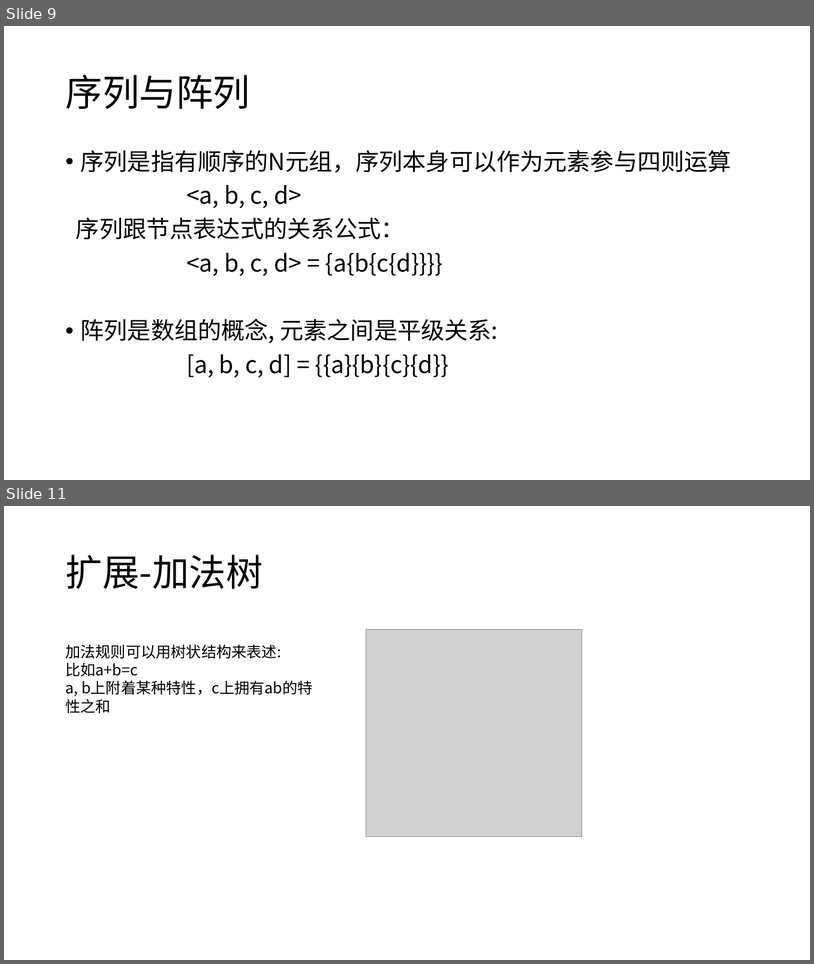
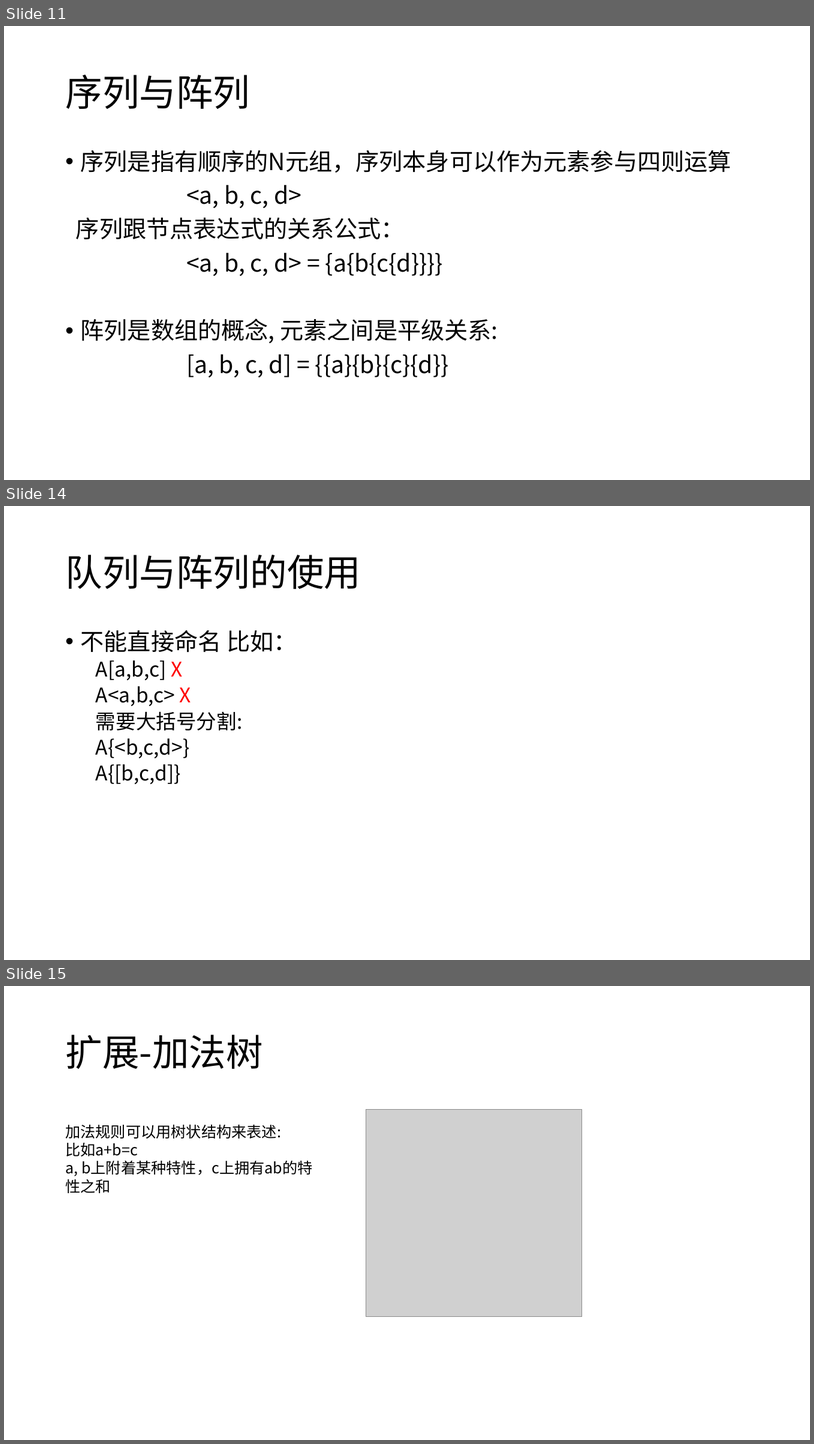
Before and after one commit to panguojun/.PHG., a slide deck: PHG语法手册.pptx. Shown one above the other, each under a label of ours: slides 9 and 11 before the commit, slides 11, 14 and 15 after it; the slides between them are not shown. The pictures are 814x964 and 814x1444 pixels, drawn with LibreOffice and Linux fonts; fonts in the diff are those of the drawing; grey boxes stand for pictures. Boxes give left, top, right and bottom in pixels: in the first picture for what was removed or moved away, otherwise in the second. Text is boxed around its words. In the diff, an @@ line names an element or a change of style, - is before the commit and + after.

```diff
--- a/PHG语法手册.pptx
+++ b/PHG语法手册.pptx
@@ slide 14 added at (x1=4, y1=506, x2=810, y2=960), background #FFFFFF @@
@@ title added at (x1=65, y1=555, x2=361, y2=589), 44 pt, text #000000 @@
+队列与阵列的使用
@@ text added at (x1=81, y1=630, x2=297, y2=784), 24 pt, text #000000 @@
+• 不能直接命名 比如：
+  A[a,b,c] X
+  A<a,b,c> X
+  需要大括号分割:
+  A{<b,c,d>}
+  A{[b,c,d]}
@@ what was slide 9 is now slide 11 @@
@@ what was slide 11 is now slide 15 @@
```
Also in this commit, not shown: 4 slides changed, 4 other slides added, 1 slide removed.
